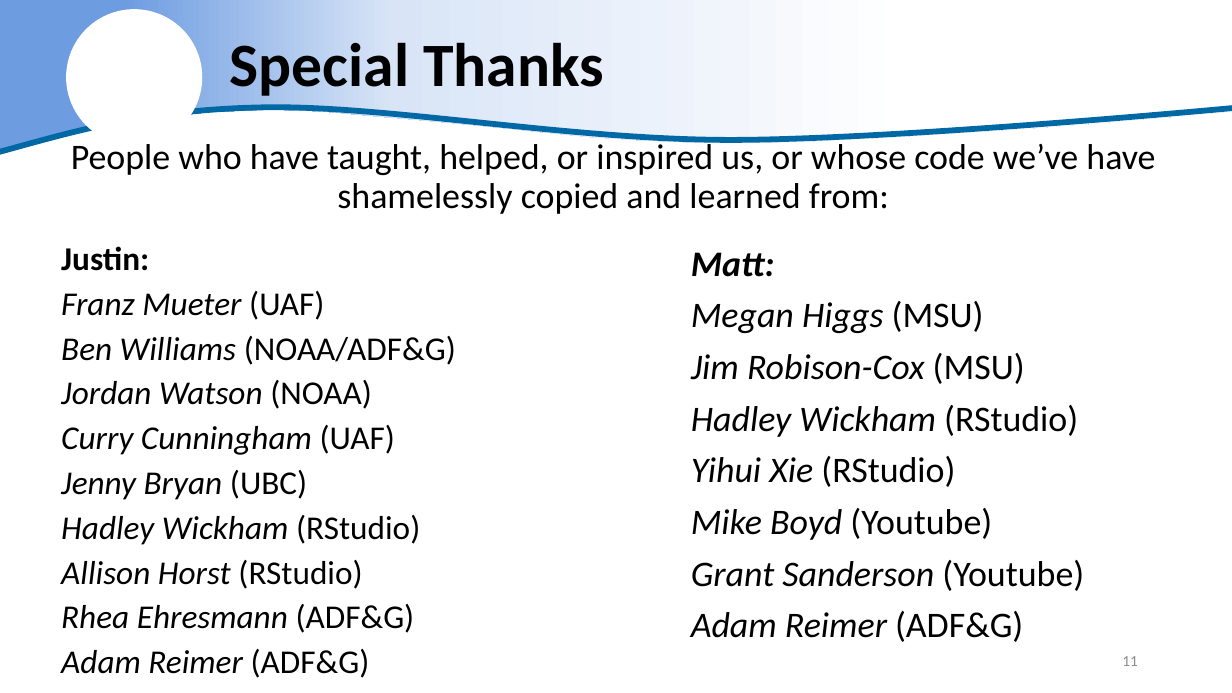
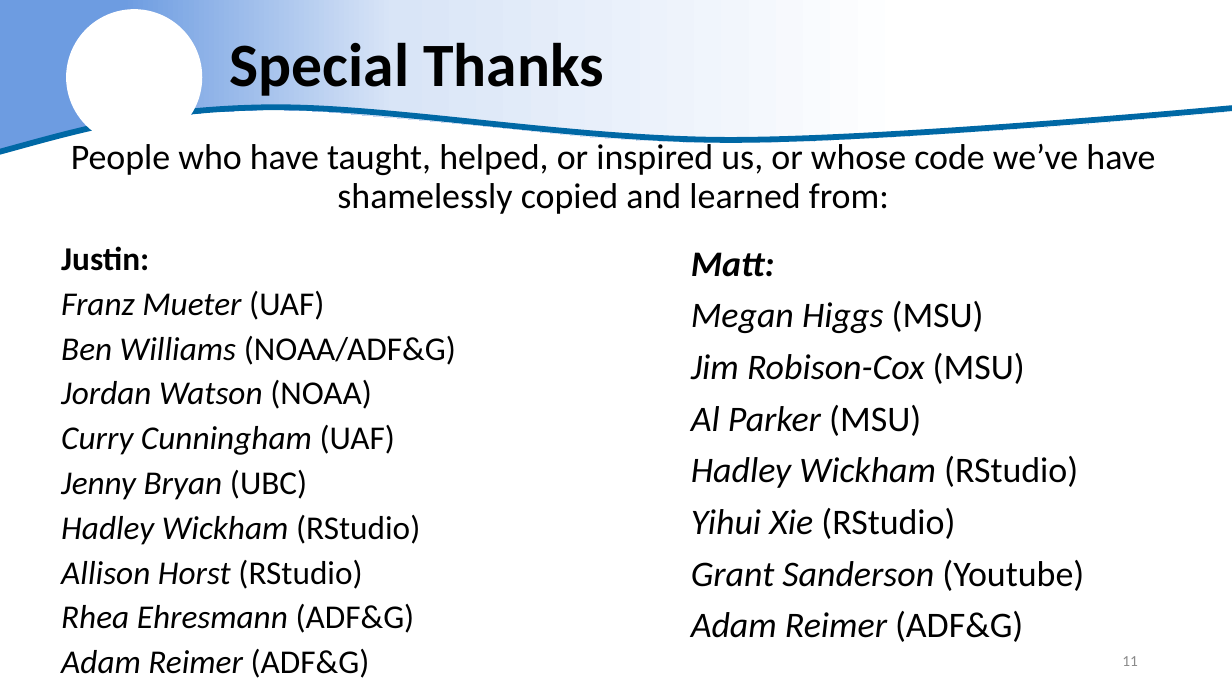
Before and after one commit to justinpriest/ADFG_R_Intro_Workshop, a slide deck: slide 11 of presentations/10 - The Wrapup.pptx. Drawn at 1232x693 pixels with LibreOffice and Linux fonts; fonts in the diff are those of the drawing; background and template pictures are left out. Boxes give left, top, right and bottom in pixels: in the first picture for what was removed or moved away, otherwise in the second. Text is boxed around its words. In the diff, an @@ line names an element or a change of style, - is before the commit and + after.

```diff
--- a/presentations/10 - The Wrapup.pptx
+++ b/presentations/10 - The Wrapup.pptx
@@ text at [691,405,921,436]: paragraph added @@
+Al Parker (MSU)
@@ text at [691,508,992,540]: paragraph removed @@
-Mike Boyd (Youtube)
```
Also in this commit, not shown: 1 other file.
